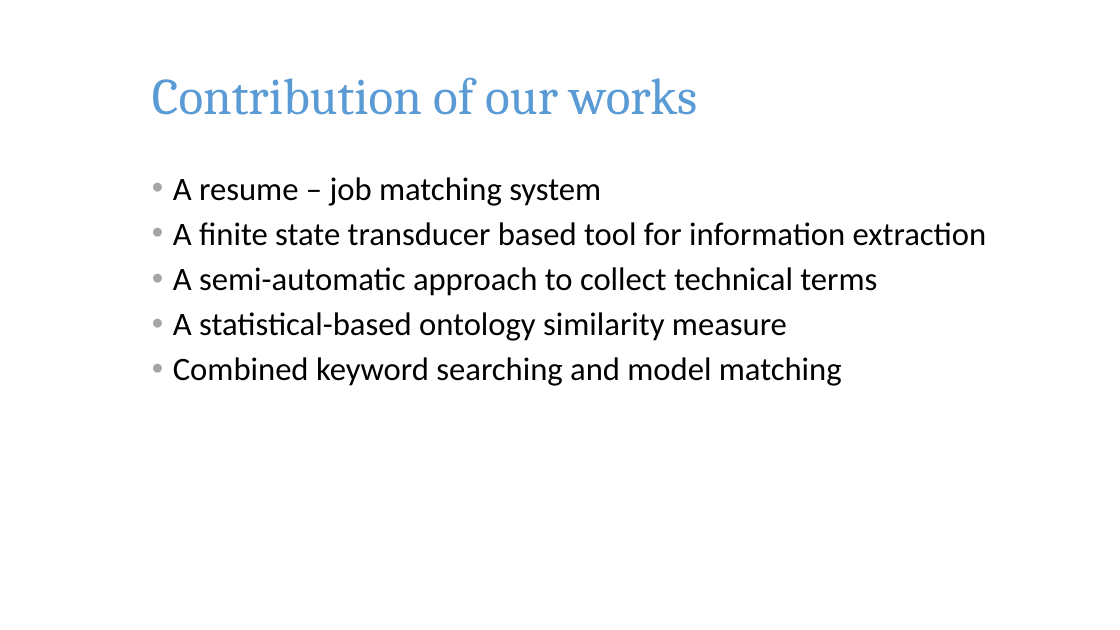
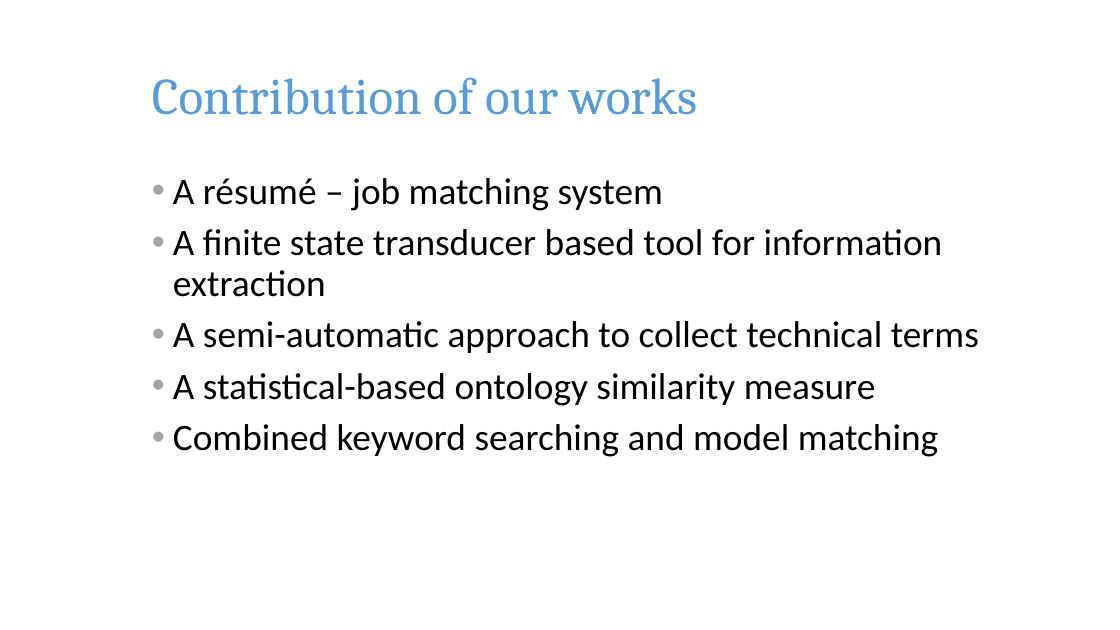
Before and after one commit to pkushiqiang/thesis, a slide deck: slide 7 of media/JobFinder.pptx. Drawn at 1120x630 pixels with LibreOffice and Linux fonts; fonts in the diff are those of the drawing; background and template pictures are left out. Boxes give left, top, right and bottom in pixels: in the first picture for what was removed or moved away, otherwise in the second. Text is boxed around its words. In the diff, an @@ line names an element or a change of style, - is before the commit and + after.

```diff
--- a/media/JobFinder.pptx
+++ b/media/JobFinder.pptx
@@ text at [173,178,663,211]: text changed; size 28 to 32 pt @@
-• A resume – job matching system
+• A résumé – job matching system
@@ text at [173,229,979,457]: size 28 to 32 pt in "A finite state transducer based tool for ...", "A semi-automatic approach to collect technical terms", "A statistical-based ontology similarity measure", "Combined keyword searching and model matching"; more space between paragraphs @@
```
Also in this commit, not shown: 14 other slides changed, 11 slides added, 1 slide removed.
